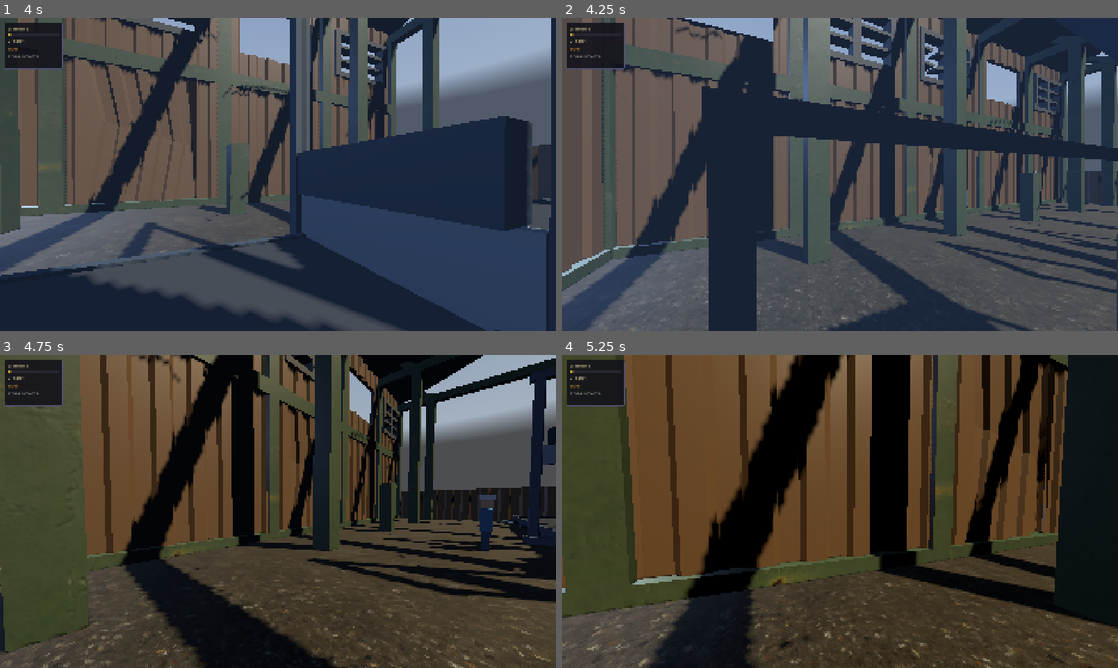
Above: before the commit, frames 1-4 (two rows, left to right).
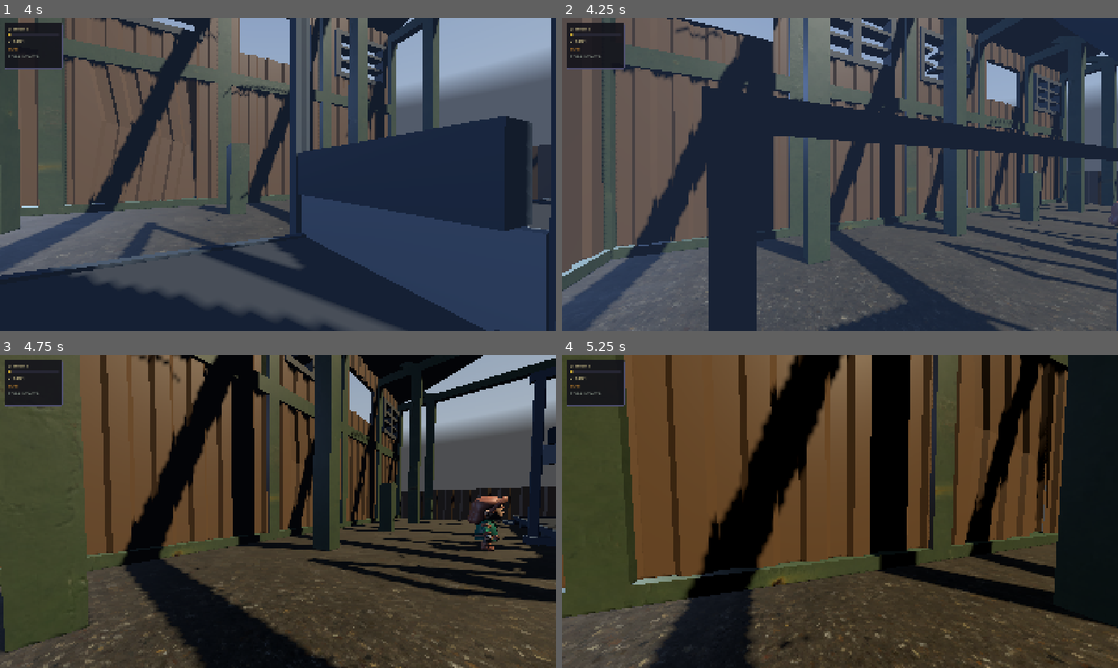
Above: after the commit, the same moments.

Repository: mateusalkimim/relativity-paradox-lab
Game: Godot game, scene res://scenes/main.tscn
The game is run twice, just before and just after one commit, with the same random seed, the same clock (stepped at 60 frames per second) and the same inputs. A sky picture missing from this copy of the repository is replaced by a grey-blue gradient.
Inputs (mouse positions are in pixels of both pictures, inside the frame that each line leads up to):
- Up to frame 1 (4 s): move the mouse to (272, 180) at 0.52 s; hold Space (action_primary) 0.53-1.28 s; hold W (move_forward) 0.53-2.78 s; tap Enter at 1.25 s; move the mouse to (316, 177) at 1.27 s; tap P (slow_motion) at 1.35 s; move the mouse to (233, 171) at 2.02 s; hold Q (switch_frame) 2.03-2.78 s; move the mouse to (283, 174) at 2.77 s; hold A (move_left) 2.78-3.53 s; tap Space (action_primary) at 2.85 s; move the mouse to (255, 168) at 3.52 s; hold W (move_forward) from 3.53 s (still down); hold P (slow_motion) from 3.53 s (still down)
- Up to frame 2 (4.25 s): keep holding W (move_forward); keep holding P (slow_motion)
- Up to frame 3 (4.75 s): keep holding W (move_forward); move the mouse to (305, 511) at 4.27 s; release P (slow_motion) at 4.28 s; tap Q (switch_frame) at 4.35 s
- Up to frame 4 (5.25 s): keep holding W (move_forward); move the mouse to (812, 511) at 5.02 s; hold Space (action_primary) from 5.03 s (still down)

Frame 1 is identical in both runs. In frame 2, 0.1% of the frame differs, in the area x 89-100%, y 58-75%; in frame 3, 0.6%, in the area x 77-92%, y 44-63%; in frame 4, nothing differs.

Commit message:
feat(avatares): personagens KayKit animados — Barbarian (Bob) e Rogue (Alice)
- avatar.gd: carrega GLB do KayKit com normalização de altura (bind pose
  ~2.2-2.4u -> 1.4u do palco), yaw 180° (KayKit olha +Z), ocultação de
  meshes nomeados e transplante das AnimationLibraries do Rig_Medium
  (mesma raiz "Rig_Medium" dos personagens — tracks resolvem sem retarget);
  fallback procedural de 7 caixas preservado
- galpao.gd: Bob = Barbarian.glb; Alice = Rogue.glb sem capa (Rogue_Cape
  oculto); idle padrão general/Idle_A em loop
- assets: GLBs + licenças CC0 extraídos para assets/models/characters/
  (General, MovementBasic e Tools com Sawing/Working pra cenografia futura);
  zips originais ignorados no git (re-baixáveis, 26MB)
- README: crédito KayKit + Semana 4

Co-Authored-By: Claude Fable 5 <noreply@anthropic.com>

Diff:
--- a/scripts/avatar.gd
+++ b/scripts/avatar.gd
@@ -3,19 +3,109 @@
 extends Node3D
 class_name Avatar
 
-# Figura humana low-poly procedural — Bob (na esteira) e Alice (no posto
-# da guilhotina). Briefing 2026-06-12: ancoragem narrativa dos referenciais.
-# Pés na origem (y=0); ~1.4u de altura; frente = -Z (padrão Godot).
+# Figura humana — Bob (na esteira) e Alice (no posto da guilhotina).
+# Carrega um personagem KayKit (CC0, Kay Lousberg — kaylousberg.com) com as
+# animações do Rig_Medium; sem modelo configurado (ou arquivo ausente), cai
+# na figura low-poly procedural de 7 caixas.
+# Pés na origem (y=0); frente = -Z (padrão Godot).
+
+# 1. Constantes
+
+const MODEL_DIR := "res://assets/models/characters/"
+# Bibliotecas de animação do Rig_Medium: a hierarquia interna dos GLBs de
+# animação espelha a dos personagens (raiz "Rig_Medium"), então os tracks
+# resolvem por caminho relativo, sem retarget.
+const ANIM_LIBS: Dictionary = {
+	"general": MODEL_DIR + "anims/Rig_Medium_General.glb",
+	"movement": MODEL_DIR + "anims/Rig_Medium_MovementBasic.glb",
+	"tools": MODEL_DIR + "anims/Rig_Medium_Tools.glb",
+}
 
 # 2. Exportadas (definir antes de add_child — _ready constrói com elas)
+
+@export var model_file: String = ""  # ex.: "Barbarian.glb"; vazio = procedural
+@export var target_height: float = 1.4  # bind pose KayKit tem ~2.2-2.4u
+@export var model_yaw_degrees: float = 180.0  # KayKit olha +Z; Avatar usa -Z
+@export var hide_meshes: PackedStringArray = []  # ex.: ["Rogue_Cape"]
+@export var idle_animation: String = "general/Idle_A"
+# Cores — usadas apenas no fallback procedural
 @export var shirt_color: Color = Color(0.75, 0.45, 0.2)
 @export var pants_color: Color = Color(0.25, 0.30, 0.40)
 @export var skin_color: Color = Color(0.87, 0.67, 0.51)
 @export var helmet_color: Color = Color(0.90, 0.75, 0.20)
 
+# 5. Variáveis privadas
+
+var _anim_player: AnimationPlayer
+
 # 7. Funções built-in
 
 func _ready() -> void:
+	if model_file != "" and ResourceLoader.exists(MODEL_DIR + model_file):
+		_build_model()
+		return
+	if model_file != "":
+		push_warning("[Avatar] %s não encontrado — usando figura procedural" % model_file)
+	_build_procedural()
+
+# 8. Funções públicas
+
+# Toca um clipe por nome qualificado ("biblioteca/Clipe", ex.: "tools/Sawing").
+# Clipes glTF não trazem flag de loop; este Avatar só toca poses cíclicas
+# (idle/walk/work), então o loop é ligado no que for tocado.
+func play(anim: String) -> void:
+	if _anim_player == null or not _anim_player.has_animation(anim):
+		return
+	_anim_player.get_animation(anim).loop_mode = Animation.LOOP_LINEAR
+	_anim_player.play(anim)
+
+# 9. Funções privadas
+
+func _build_model() -> void:
+	var model := (load(MODEL_DIR + model_file) as PackedScene).instantiate() as Node3D
+	model.name = "Model"
+	model.rotation.y = deg_to_rad(model_yaw_degrees)
+	var s := target_height / maxf(_bind_pose_height(model), 0.01)
+	model.scale = Vector3(s, s, s)
+	for mesh_name in hide_meshes:
+		var mesh := model.find_child(mesh_name, true, false) as MeshInstance3D
+		if mesh != null:
+			mesh.visible = false
+	add_child(model)
+	_setup_animations(model)
+
+# Altura do bind pose pela união dos AABBs dos meshes — nos personagens
+# KayKit os meshes ficam no transform identidade sob o Skeleton3D, então o
+# AABB do mesh já está no espaço do modelo.
+func _bind_pose_height(model: Node3D) -> float:
+	var merged := AABB()
+	for mesh: MeshInstance3D in model.find_children("*", "MeshInstance3D", true, false):
+		var aabb := mesh.get_aabb()
+		merged = aabb if merged.size == Vector3.ZERO else merged.merge(aabb)
+	return merged.size.y
+
+# Personagens KayKit 2.0 vêm sem AnimationPlayer; as animações moram em GLBs
+# próprios. Transplanta a AnimationLibrary de cada um para um player novo no
+# personagem — as duas cenas têm a mesma hierarquia, os tracks resolvem.
+func _setup_animations(model: Node3D) -> void:
+	_anim_player = AnimationPlayer.new()
+	_anim_player.name = "AnimationPlayer"
+	model.add_child(_anim_player)
+	for lib_name: String in ANIM_LIBS:
+		var packed := load(ANIM_LIBS[lib_name]) as PackedScene
+		if packed == null:
+			push_warning("[Avatar] biblioteca de animação ausente: %s" % ANIM_LIBS[lib_name])
+			continue
+		var donor := packed.instantiate()
+		var donor_player := donor.find_child("AnimationPlayer", true, false) as AnimationPlayer
+		if donor_player != null:
+			for sub_name in donor_player.get_animation_library_list():
+				_anim_player.add_animation_library(lib_name,
+						donor_player.get_animation_library(sub_name))
+		donor.free()
+	play(idle_animation)
+
+func _build_procedural() -> void:
 	_box("LegL", Vector3(-0.10, 0.25, 0.0), Vector3(0.16, 0.50, 0.16), pants_color)
 	_box("LegR", Vector3(0.10, 0.25, 0.0), Vector3(0.16, 0.50, 0.16), pants_color)
 	_box("Torso", Vector3(0.0, 0.78, 0.0), Vector3(0.40, 0.56, 0.24), shirt_color)
@@ -23,8 +113,6 @@
 	_box("ArmR", Vector3(0.27, 0.75, 0.0), Vector3(0.12, 0.50, 0.14), shirt_color)
 	_box("Head", Vector3(0.0, 1.20, 0.0), Vector3(0.24, 0.26, 0.24), skin_color)
 	_box("Helmet", Vector3(0.0, 1.36, 0.0), Vector3(0.30, 0.10, 0.30), helmet_color)
-
-# 9. Funções privadas
 
 func _box(node_name: String, pos: Vector3, size: Vector3, color: Color) -> void:
 	var mi := MeshInstance3D.new()
--- a/scripts/galpao.gd
+++ b/scripts/galpao.gd
@@ -98,6 +98,7 @@
 	# ALICE e o esconde em BOB (o operador passa a SER o Bob).
 	_bob_avatar = Avatar.new()
 	_bob_avatar.name = "BobAvatar"
+	_bob_avatar.model_file = "Barbarian.glb"
 	_bob_avatar.position = Vector3(LOG_RESET_X - 3.5, 0.5, 0.0)
 	_bob_avatar.rotation.y = -PI / 2  # frente -Z vira +X: olha o sentido da viagem
 	add_child(_bob_avatar)
@@ -107,6 +108,9 @@
 	# Invisível no frame inicial: em ALICE o operador É a Alice.
 	_alice_avatar = Avatar.new()
 	_alice_avatar.name = "AliceAvatar"
+	_alice_avatar.model_file = "Rogue.glb"
+	_alice_avatar.hide_meshes = PackedStringArray(["Rogue_Cape"])  # Alice sem capa
+	# Cores: só valem se o GLB faltar e o fallback procedural assumir
 	_alice_avatar.shirt_color = Color(0.30, 0.45, 0.60)
 	_alice_avatar.helmet_color = Color(0.85, 0.85, 0.88)
 	_alice_avatar.position = Vector3(0.0, 0.0, -2.0)
Binary file added: assets/models/characters/Barbarian.glb
Not shown, added: assets/models/characters/KayKit_Adventurers_License.txt
Not shown, added: assets/models/characters/KayKit_Animations_License.txt
Binary file added: assets/models/characters/Rogue.glb
Binary file added: assets/models/characters/anims/Rig_Medium_CombatMelee.glb
Binary file added: assets/models/characters/anims/Rig_Medium_CombatRanged.glb
Binary file added: assets/models/characters/anims/Rig_Medium_General.glb
Binary file added: assets/models/characters/anims/Rig_Medium_MovementAdvanced.glb
Binary file added: assets/models/characters/anims/Rig_Medium_MovementBasic.glb
Binary file added: assets/models/characters/anims/Rig_Medium_Simulation.glb
Binary file added: assets/models/characters/anims/Rig_Medium_Special.glb
Binary file added: assets/models/characters/anims/Rig_Medium_Tools.glb
(and 2 more such lines)
